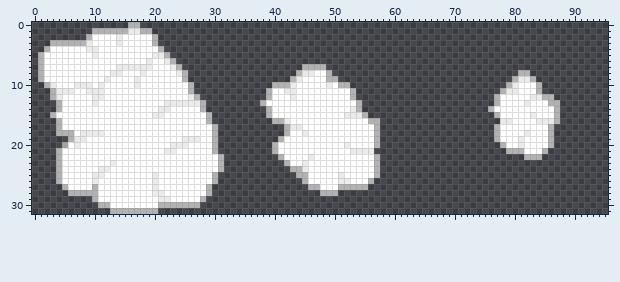
Pixel-art file: entities/morph/cloud.ase. The picture above was drawn from the file before the commit.
96x32 pixels, 1 frame.
The same view after the edit:
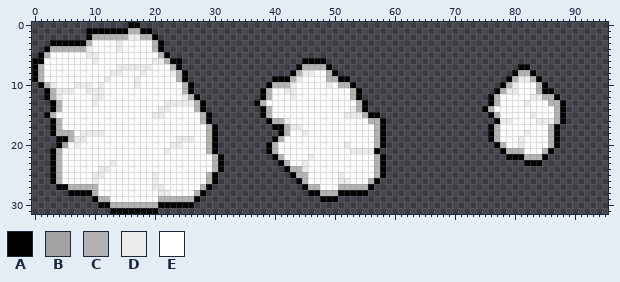
Palette (. is transparent): A #000000  B #a2a2a2  C #b2b2b2  D #ebebeb  E #ffffff
The author wrote: cell shade cloud
What changed:
Colour A now appears in row 1 at x 9; in row 3 at x 21; in row 6 at x 0, 24 and 45 to 48; in row 7 at x 0, 44, 49 and 81 to 82; in row 8 at x 0, 43, 50, 80 and 83; in row 9 at x 0, 40 to 42, 51 to 52, 79 and 84.
Colour A now appears in row 10 at x 1, 39, 53, 78 and 85; in row 11 at x 2, 38, 54, 77 and 85 to 86; in row 12 at x 2, 38, 54, 76 and 87; in row 13 at x 3, 37, 55, 76 and 88; in row 14 at x 3, 38, 55, 75 and 88; in row 15 at x 2, 38, 56 to 57, 76 and 88.
Colour A now appears in row 16 at x 3, 39, 58, 77 and 88; in row 17 at x 3, 40 to 41, 58, 76 and 87; in row 18 at x 3, 41, 58, 76 and 87; in row 19 at x 4 to 5, 40, 58, 76 and 87; in row 20 at x 4, 39, 58, 77 and 87; in row 21 at x 3, 39, 57, 78 and 86.
Colour A now appears in row 22 at x 3, 40, 58, 79 to 81 and 85; in row 23 at x 3, 41, 58 and 82 to 84; in row 24 at x 3, 42 and 58; in row 25 at x 3, 43 and 58; in row 26 at x 3, 44 and 57; in row 27 at x 4, 45 and 56.
Colour A now appears in row 28 at x 46 to 47 and 51 to 55; in row 29 at x 48 to 50.
The author changed colour C to colour A in row 0 at x 16 to 17; in row 1 at x 10 to 15 and 18 to 19; in row 2 at x 9 and 20; in row 3 at x 3 to 8; in row 4 at x 2 and 21; in row 5 at x 1 and 22.
The author changed colour C to colour A in row 6 at x 1 and 23; in row 7 at x 24; in rows 8 to 9 at x 25; in rows 10 to 11 at x 26; in row 12 at x 27; in rows 13 to 14 at x 28.
The author changed colour C to colour A in rows 15 to 16 at x 29; in rows 17 to 21 at x 30; in rows 22 to 24 at x 31; in rows 25 to 26 at x 30; in row 27 at x 5 and 29; in row 28 at x 6 to 9.
The author changed colour C to colour A in row 29 at x 10; in row 30 at x 11 to 12 and 21 to 26; in row 31 at x 13 to 20.
The author changed colour E to colour A in row 28 at x 28; in row 29 at x 27.
The author changed colour D to colour C in row 1 at x 16 to 17; in row 2 at x 14; in row 3 at x 9; in row 5 at x 21; in row 6 at x 22; in row 7 at x 23.
The author changed colour D to colour C in row 8 at x 24; in row 12 at x 26; in row 13 at x 27; in row 29 at x 21 to 22.
The author changed colour E to colour C in row 2 at x 10 to 13, 15 and 18 to 19; in row 4 at x 3 to 8 and 20; in row 5 at x 2; in row 9 at x 24; in rows 10 to 11 at x 25; in row 14 at x 27.
The author changed colour E to colour C in rows 15 to 16 at x 28; in rows 17 to 21 at x 29; in rows 22 to 24 at x 30; in rows 25 to 26 at x 29; in row 27 at x 6 to 9 and 28; in row 28 at x 27.
The author changed colour E to colour C in row 29 at x 11 to 12 and 23 to 26; in row 30 at x 13 to 20.
The author changed colour E to colour D in row 2 at x 16 to 17; in row 4 at x 14; in row 5 at x 9; in row 6 at x 10 and 20 to 21; in row 8 at x 23; in row 12 at x 25.
The author changed colour E to colour D in row 19 at x 24; in row 27 at x 21; in row 28 at x 22.
The author changed colour D to colour E in row 4 at x 10; in row 5 at x 20; in row 6 at x 19; in row 19 at x 27; in row 20 at x 25; in row 21 at x 23.
The author changed colour D to colour E in row 28 at x 20.
The author cleared colour C in row 28 at x 29; in row 29 at x 28; in row 30 at x 27.
